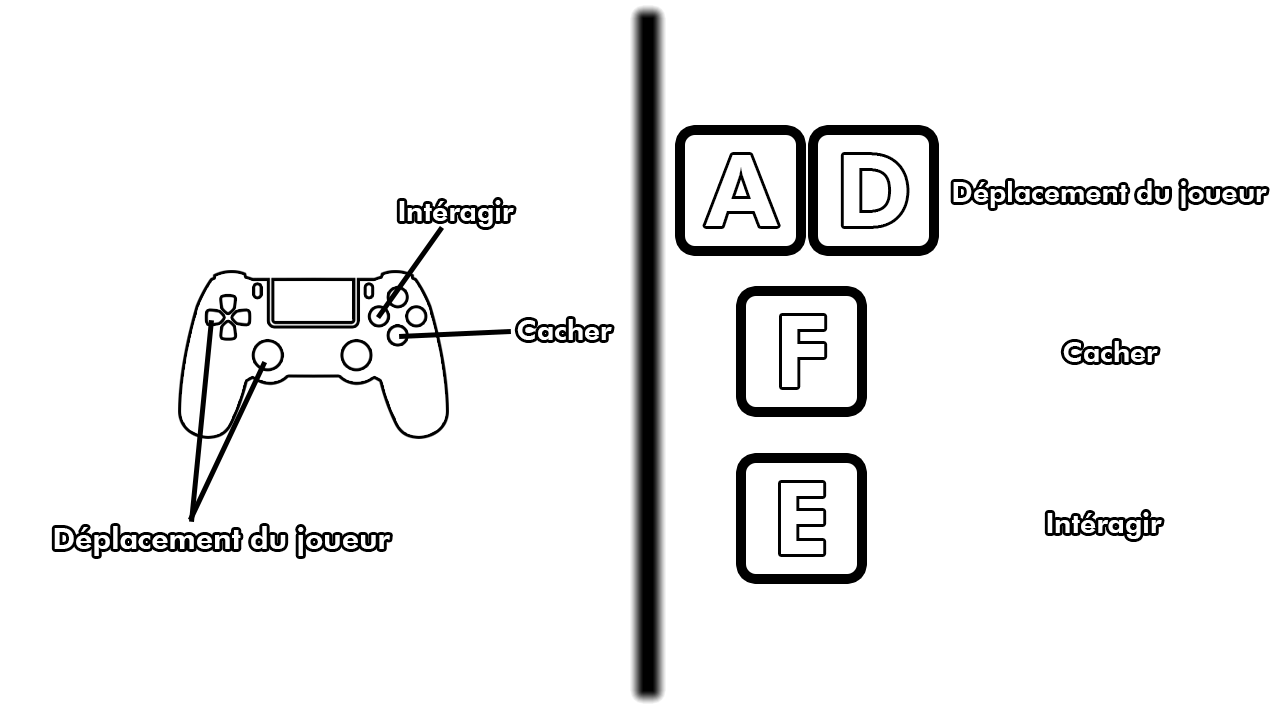
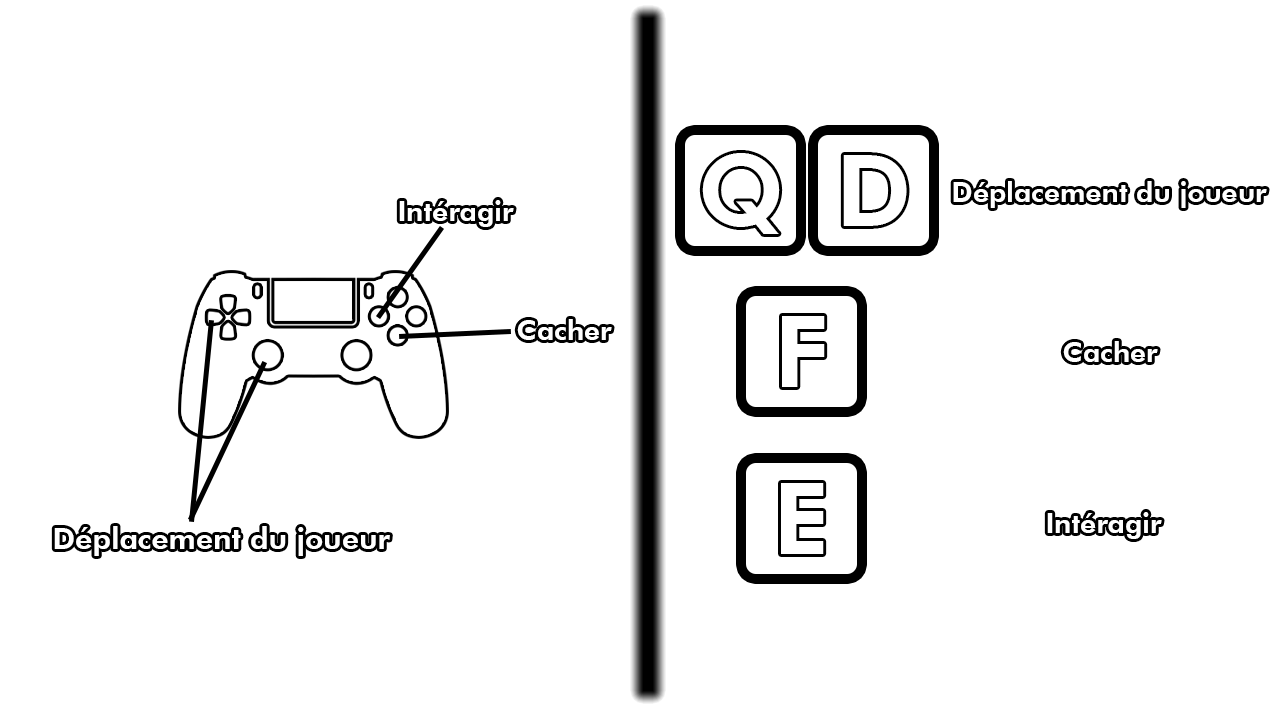
Two versions of the same layered image (1280 x 720). Layer-by-layer changes:
renamed "A" to "Q", painted on it over [702, 153, 780, 234]
